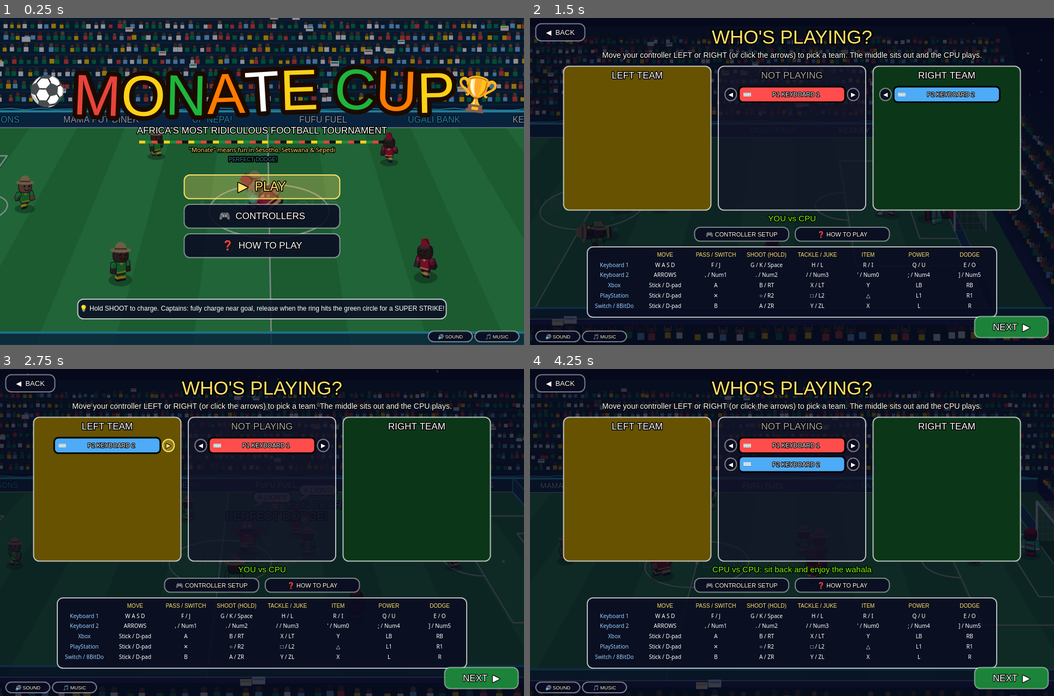
Above: before the commit, frames 1-4 (two rows, left to right).
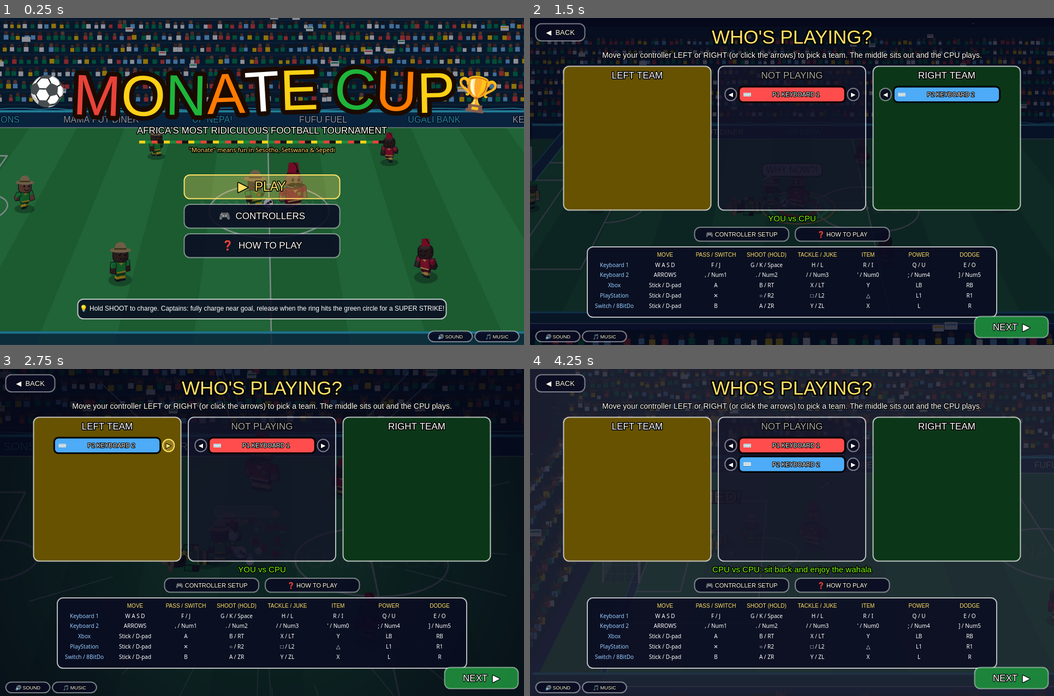
Above: after the commit, the same moments.

Repository: dgtechbuilder/funnyfootballgame
Game: browser game, page index.html
Same seed, same stepped clock (60 frames per second), same inputs: the game is played once before the commit and once after it.
Inputs:
- Up to frame 1 (0.25 s): no input
- Up to frame 2 (1.5 s): click "▶ PLAY" at 0.27 s; click "▶" at 0.52 s; hold Right from 1.03 s (still down); tap Z at 1.1 s
- Up to frame 3 (2.75 s): release Right at 1.53 s; hold Down 1.58-1.85 s; tap Z at 1.6, 2.1, 2.6 s; hold Left 1.9-2.47 s; hold Up from 2.52 s (still down)
- Up to frame 4 (4.25 s): release Up at 2.82 s; hold Right 2.87-3.53 s; tap Z at 3.1, 3.6, 4.1 s; hold Up 3.58-3.82 s; hold Left from 3.87 s (still down)

The runs differ from the first frame. In frame 1, 1.4% of the frame differs, in the area x 1-100%, y 24-96%; in frame 2, 6.6%; in frame 3, 3.8%; in frame 4, 8.3%, in the area x 0-100%, y 0-100%.

Commit message:
Five CPU difficulty levels, much less CPU tackling
Plain Pap (training), Gentle (new default), Pepper, Scotch Bonnet and
Peri-Peri. Each level tunes CPU tackle rate, body-contact steals, number
of players pressing the ball carrier, run speed, shot power and accuracy,
keeper reactions and saves, item and ability use, hyper strike success
and how long a CPU tackle keeps you down. Tackling is halved even on
Pepper.

Co-Authored-By: Claude Opus 5.5 <noreply@anthropic.com>
Claude-Session: https://claude.ai/code/session_01PrjwHgxNfgf4qvSVLkULks

Diff:
--- a/js/config.js
+++ b/js/config.js
@@ -68,7 +68,7 @@
     qteStepTime: 1.1,       // seconds per prompt
     points: 1,              // goals awarded on success
     cutsceneTime: 1.2,
-    aiSuccess: { easy: 0.4, normal: 0.6, hard: 0.8 }, // CPU chance to pass the whole quick-time event
+    aiSuccess: { rookie: 0.15, easy: 0.35, normal: 0.6, hard: 0.8, insane: 0.9 }, // CPU chance to pass the whole quick-time event
   },
 
   // 6. GEAR STAT TRADE-OFFS (applied to every outfield player of a team)
--- a/js/game.js
+++ b/js/game.js
@@ -9,11 +9,20 @@
 const CHARGE_TIME = 0.32, SWEET_TIME = 0.6;
 const FORM = [{ x: 0.58, y: 0.5 }, { x: 0.4, y: 0.2 }, { x: 0.4, y: 0.8 }, { x: 0.22, y: 0.5 }];
 const HUMAN_COLORS = ['#ff4d4d', '#4dabf7', '#ffd43b', '#51cf66', '#f783ac', '#ffa94d', '#b197fc'];
+// CPU difficulty, level 1 (training) to 5. Applies to CPU-only teams.
+//  react: keeper reaction delay (s) | acc: shooting/decision accuracy | tackle: how often the CPU tackles
+//  steal: body-contact steal rate | keeper: save-chance multiplier | speed: run speed | item: item/ability use
+//  power: CPU shot power | chasers: CPU players pressing your ball carrier | knock: how long CPU tackles keep you down
 const DIFF = {
-  easy:   { react: 0.32, acc: 0.55, tackle: 0.55, keeper: 0.78, superAcc: 0.35, speed: 0.9, item: 0.5 },
-  normal: { react: 0.18, acc: 0.78, tackle: 1.0, keeper: 1.0, superAcc: 0.62, speed: 1.0, item: 1 },
-  hard:   { react: 0.09, acc: 0.95, tackle: 1.5, keeper: 1.12, superAcc: 0.85, speed: 1.06, item: 1.4 },
+  rookie: { react: 0.6,  acc: 0.3,  tackle: 0.07, steal: 0.08, keeper: 0.38, superAcc: 0.2,  speed: 0.74, item: 0.15, power: 0.65, chasers: 1, knock: 0.5 },
+  easy:   { react: 0.38, acc: 0.5,  tackle: 0.22, steal: 0.3,  keeper: 0.6,  superAcc: 0.35, speed: 0.86, item: 0.4,  power: 0.8,  chasers: 1, knock: 0.7 },
+  normal: { react: 0.18, acc: 0.78, tackle: 0.5,  steal: 0.7,  keeper: 0.92, superAcc: 0.62, speed: 1.0,  item: 1,    power: 1,    chasers: 2, knock: 0.9 },
+  hard:   { react: 0.1,  acc: 0.92, tackle: 0.85, steal: 1,    keeper: 1.08, superAcc: 0.85, speed: 1.05, item: 1.4,  power: 1,    chasers: 2, knock: 1 },
+  insane: { react: 0.06, acc: 1,    tackle: 1.25, steal: 1.25, keeper: 1.18, superAcc: 0.95, speed: 1.1,  item: 1.7,  power: 1.05, chasers: 2, knock: 1 },
 };
+const DIFF_KEYS = ['rookie', 'easy', 'normal', 'hard', 'insane'];
+const DIFF_NAMES = { rookie: '1 · PLAIN PAP', easy: '2 · GENTLE', normal: '3 · PEPPER', hard: '4 · SCOTCH BONNET', insane: '5 · PERI-PERI' };
+const DIFF_HINTS = { rookie: 'Training: CPU barely tackles', easy: 'Relaxed: rare tackles', normal: 'A fair fight', hard: 'Tough tackling CPU', insane: 'No mercy' };
 const SAVE_P = { boulder: 0.22, zigzag: 0.25, split: 0.2, sky: 0.18, teleport: 0.14, curve: 0.25, dance: 0.05, cannon: 0.26 };
 const SUPER_STYLE = { hyperArc: 'fire', boulder: 'bus', zigzag: 'electric', split: 'jollof', sky: 'fire', teleport: 'quantum', curve: 'steam', dance: 'disco', cannon: 'cannon' };
 const SUPER_SIZE = { hyperArc: 1.7, boulder: 2.6, split: 1.3, cannon: 1.5, dance: 1.35, sky: 1.3 };
@@ -49,7 +58,7 @@
     side, dir: side === 0 ? 1 : -1, cap, kit, kit2: cap.color2, name: cap.team, score: 0, items: [],
     humans: humans.map(dev => ({ dev, player: null, cd: 0, color: HUMAN_COLORS[Input.order.indexOf(dev)] || '#fff', label: 'P' + (Input.order.indexOf(dev) + 1) })),
     players: [], keeper: null, chasers: [], itemAI: rand(3, 6), itemFlash: 0,
-    ai: DIFF[humans.length ? 'normal' : diffKey], diffKey: humans.length ? 'normal' : diffKey,
+    ai: DIFF[humans.length ? 'normal' : (DIFF[diffKey] ? diffKey : 'normal')], diffKey: humans.length ? 'normal' : (DIFF[diffKey] ? diffKey : 'normal'),
   };
   t.players.push(makePlayer(t, 0, 'captain'));
   for (let i = 1; i <= 3; i++) t.players.push(makePlayer(t, i, 'sidekick'));
@@ -249,7 +258,7 @@
     const cands = t.players.filter(p => isUp(p) && !p.human);
     cands.sort((p, q) => dist(p.x, p.y, b.x, b.y) - dist(q.x, q.y, b.x, b.y));
     const oppHas = b.owner && b.owner.team !== t;
-    t.chasers = cands.slice(0, oppHas && !t.humans.length ? 2 : 1);
+    t.chasers = cands.slice(0, oppHas && !t.humans.length ? (t.ai.chasers || 2) : 1);
     if (!frozenPlay) updateHumans(t, dt);
   }
   // commands
@@ -793,7 +802,7 @@
       const ballNear = hadBall || dist(v.x, v.y, b.x, b.y) < nearDist || (C4.enabled && b.passTarget === v);
       const force = p.tacklePerfect ? MECH.charge.tacklePerfectForce : 1;
       const downFor = MECH.immobilize.enabled ? MECH.immobilize.duration : 0.9 + 0.35 * p.tackleP * (v.fx.shrink > 0 ? 1.5 : 1); // 3. immobilize
-      knock(v, p.vx * 0.75 * force, p.vy * 0.75 * force, downFor, 'tackle');
+      knock(v, p.vx * 0.75 * force, p.vy * 0.75 * force, downFor * (v.human && !p.human ? p.team.ai.knock || 1 : 1), 'tackle');
       p.stats.tackles++;
       if (Math.random() < 0.3) { const w = pick(VOICE_LINES.taunt); VOX.say(p, w, 'taunt', 0.35); if (!p.bubble) bubble(p, w); }
       if (p.human) Input.rumble(p.human, 120, 0.6, 0.6);
@@ -829,7 +838,7 @@
       for (const s of other(o.team).players) {
         if (!canAct(s) || s.fx.shrink > 0) continue;
         const d = dist(s.x, s.y, b.x, b.y);
-        if (d < s.r + BALL_R + 3 && Math.random() < dt * 2.2 * (o.fx.shrink > 0 ? 3 : 1)) {
+        if (d < s.r + BALL_R + 3 && Math.random() < dt * 2.2 * (o.fx.shrink > 0 ? 3 : 1) * (s.human ? 1 : s.team.ai.steal || 1)) {
           b.owner = s; b.lastTouch = s; b.pickupInv = 0.45; s.invuln = 0.2;
           floatText(o.x, o.y, 70, 'YOINK!', '#fff', 24); SFX.pass();
           break;
@@ -1267,7 +1276,7 @@
     if (superMood || dg < range || (dg < 760 && Math.random() < dt * 0.5)) {
       cmd.shootPressed = cmd.shootDown = true;
       p.ai.wantSuper = superMood || (inSuperRange(p) && th.d > 110 && Math.random() < 0.6);
-      p.ai.chargeTarget = th.d < 130 ? rand(0.25, 0.5) : rand(0.55, 1);
+      p.ai.chargeTarget = (th.d < 130 ? rand(0.25, 0.5) : rand(0.55, 1)) * (D.power || 1);
       p.ai.sweetRelease = 0.5 + rand(-1, 1) * 0.2 * (1.25 - D.superAcc);
       const k = other(T).keeper;
       p.ai.aimY = (k.y > FH / 2 ? -1 : 1) * rand(0.45, 0.95) * (Math.random() < 0.25 ? -1 : 1);
--- a/js/main.js
+++ b/js/main.js
@@ -12,7 +12,7 @@
   ['dodge', 'PRESS: DODGE', 'usually the RIGHT shoulder (RB / R1 / R)'],
   ['start', 'PRESS: PAUSE', 'Start / Menu / Options / +'],
 ];
-const DEFAULT_CFG = { capL: 'dayo', capR: 'ama', stadium: 'lagos', minutes: 3, difficulty: 'normal', items: true, hazards: true, golden: true, gearL: 'none', gearR: 'none' };
+const DEFAULT_CFG = { capL: 'dayo', capR: 'ama', stadium: 'lagos', minutes: 3, difficulty: 'easy', items: true, hazards: true, golden: true, gearL: 'none', gearR: 'none' };
 
 const App = {
   cv: null, c: null, W: 1280, H: 720, dpr: 1, t: 0,
@@ -194,7 +194,7 @@
   optionRows() {
     return [
       { label: 'Match Length', vals: [1, 2, 3, 5], key: 'minutes', fmt: v => `${v} MIN` },
-      { label: 'CPU Difficulty', vals: ['easy', 'normal', 'hard'], key: 'difficulty', fmt: v => ({ easy: 'GENTLE', normal: 'PEPPER', hard: 'SCOTCH BONNET' })[v] },
+      { label: 'CPU Difficulty', vals: DIFF_KEYS, key: 'difficulty', fmt: v => DIFF_NAMES[v] || v, hint: v => DIFF_HINTS[v] || '' },
       { label: 'Power-Ups', vals: [true, false], key: 'items', fmt: v => v ? 'CHAOS ON' : 'OFF' },
       { label: 'Stadium Hazards', vals: [true, false], key: 'hazards', fmt: v => v ? 'ON' : 'OFF' },
       { label: 'Golden Goal On Draw', vals: [true, false], key: 'golden', fmt: v => v ? 'ON' : 'OFF' },
